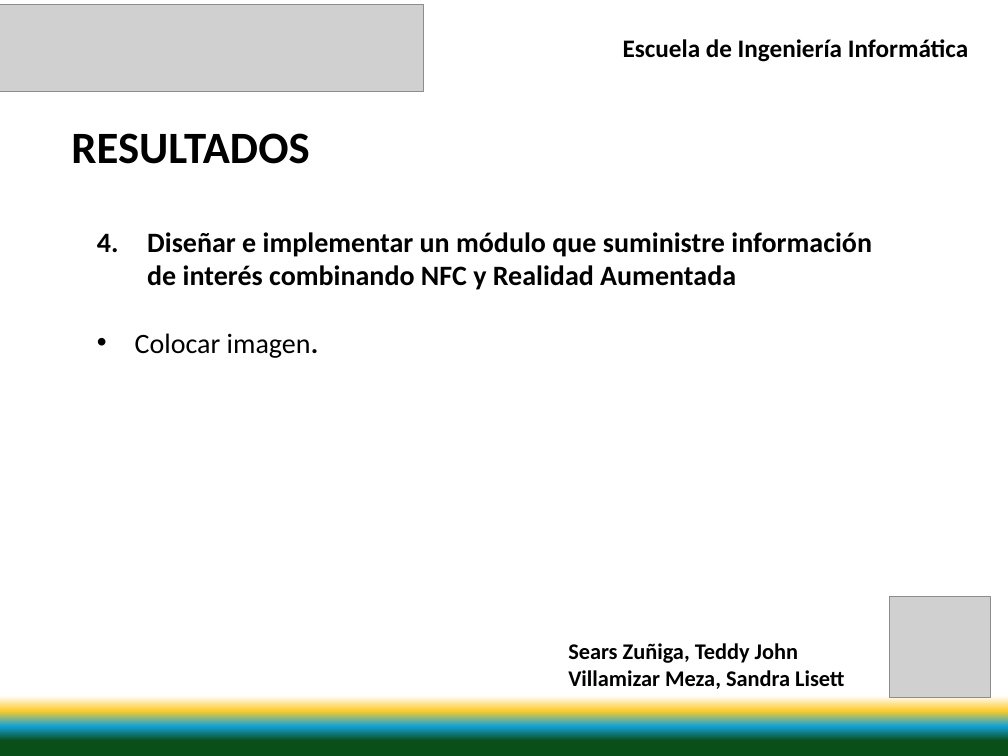
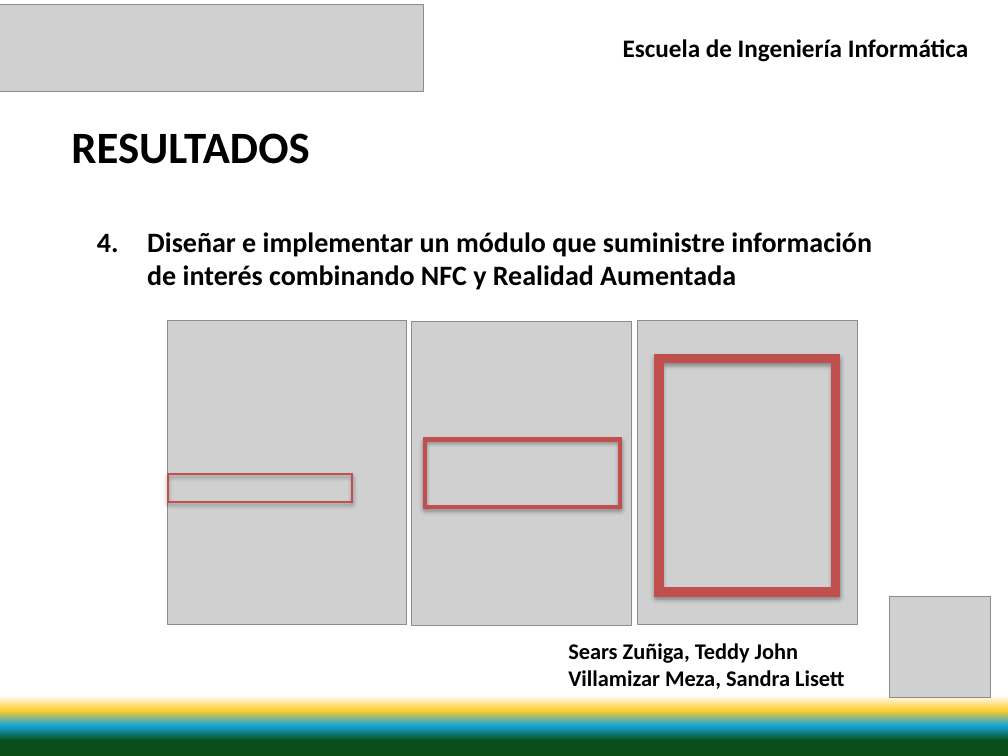
Before and after one commit to svillami/SanTed, a slide deck: slide 30 of Documentacion/Presentacion/Presentacion V1.0.pptx. Drawn at 1008x756 pixels with LibreOffice and Linux fonts; fonts in the diff are those of the drawing; grey boxes stand for pictures. Boxes give left, top, right and bottom in pixels: in the first picture for what was removed or moved away, otherwise in the second. Text is boxed around its words. In the diff, an @@ line names an element or a change of style, - is before the commit and + after.

```diff
--- a/Documentacion/Presentacion/Presentacion V1.0.pptx
+++ b/Documentacion/Presentacion/Presentacion V1.0.pptx
@@ text at box(135, 333, 319, 358): paragraph removed @@
-• Colocar imagen.
@@ group added at box(167, 321, 858, 626): 3 pictures, 3 frames @@
```
Also in this commit, not shown: 3 other slides changed, 1 other file.
